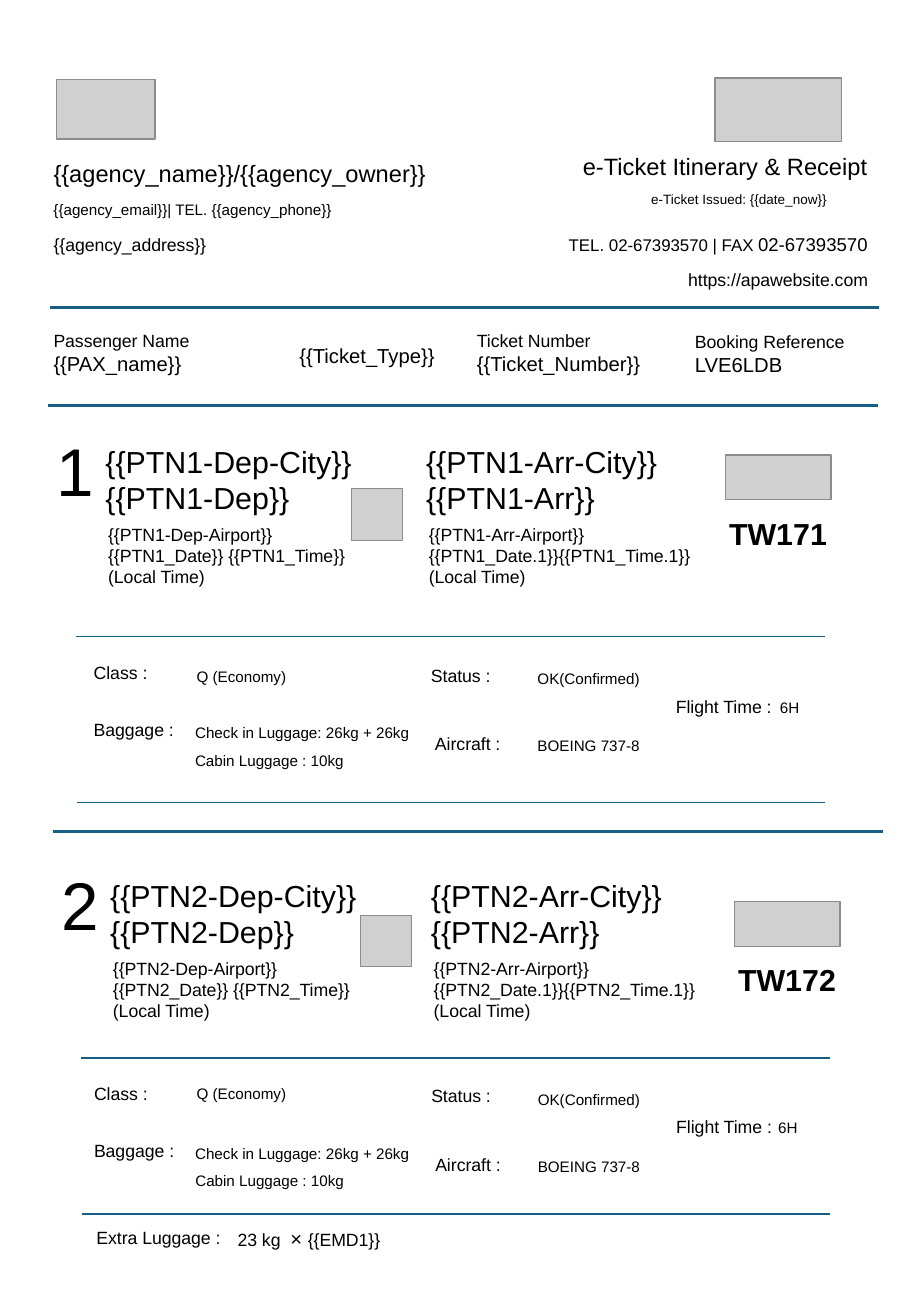
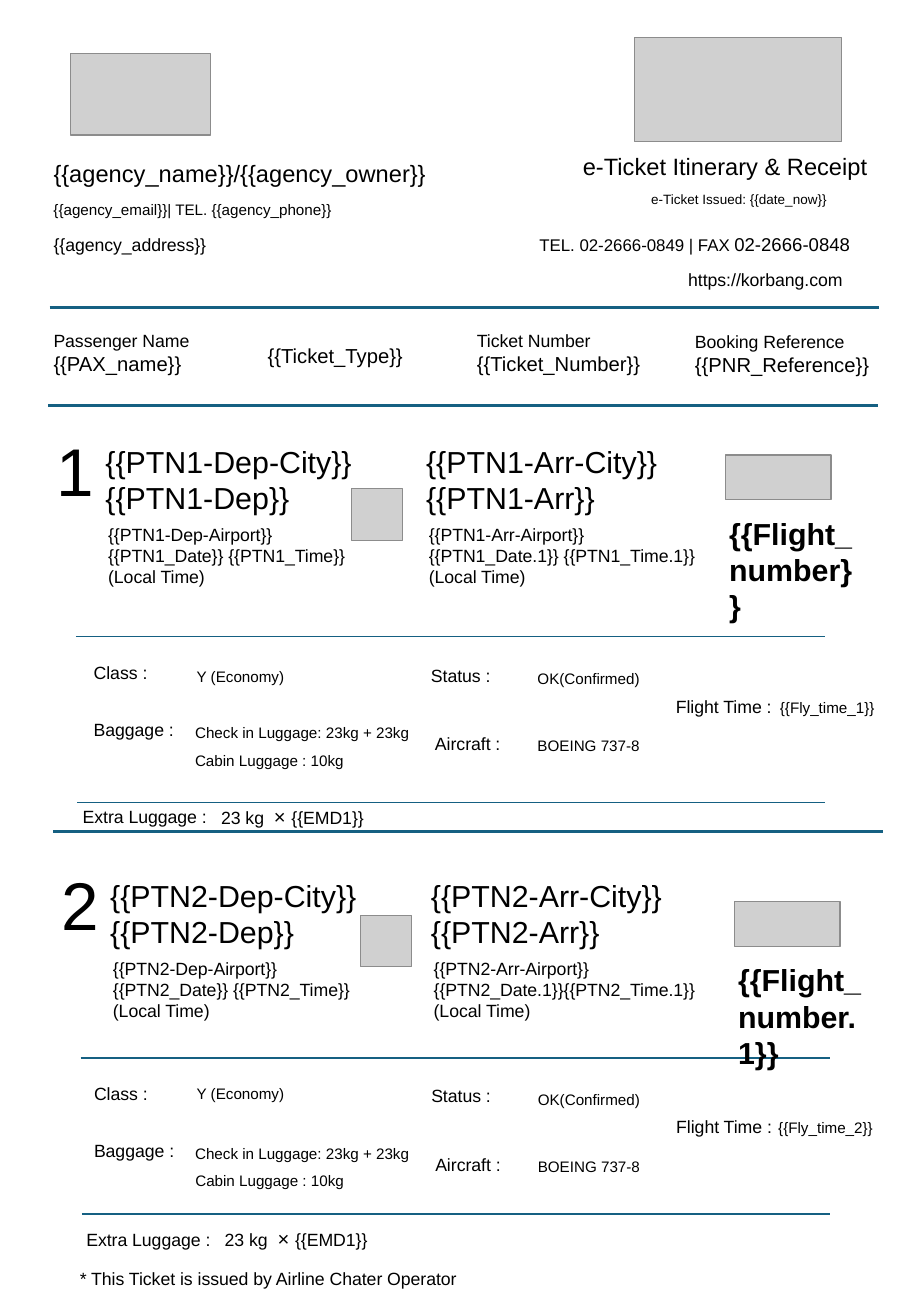
Before and after one commit to shehab-01/airline-ticket-printing-system, a slide deck: slide 1 of backend/templates/ticket_template_roundtrip.pptx. Drawn at 911x1316 pixels with LibreOffice and Linux fonts; fonts in the diff are those of the drawing; grey boxes stand for pictures. Boxes give left, top, right and bottom in pixels: in the first picture for what was removed or moved away, otherwise in the second. Text is boxed around its words. In the diff, an @@ line names an element or a change of style, - is before the commit and + after.

```diff
--- a/backend/templates/ticket_template_roundtrip.pptx
+++ b/backend/templates/ticket_template_roundtrip.pptx
@@ picture: place and size @@
-picture at [57,79,155,138]
+picture at [70,53,210,135]
@@ picture: place and size @@
-picture at [715,78,842,141]
+picture at [634,38,841,142]
@@ text at [539,238,850,252]: text changed @@
-TEL. 02-67393570 | FAX 02-67393570
+TEL. 02-2666-0849 | FAX 02-2666-0848
@@ text at [688,273,842,290]: text changed @@
-https://apawebsite.com
+https://korbang.com
@@ text "{{Ticket_Type}}": place and size @@
-text "{{Ticket_Type}}" at [299,348,434,368]
+text "{{Ticket_Type}}" at [268,348,403,368]
@@ text at [695,357,869,377]: text changed @@
-LVE6LDB
+{{PNR_Reference}}
@@ text at [729,523,852,587]: text changed @@
-TW171
+{{Flight_number}}
@@ text at [429,549,695,587]: spaces changed @@
-{{PTN1_Date.1}}{{PTN1_Time.1}} (Local Time)
+{{PTN1_Date.1}} {{PTN1_Time.1}} (Local Time)
@@ text at [197,671,284,685]: text changed @@
-Q (Economy)
+Y (Economy)
@@ text at [780,702,874,716]: text changed @@
-6H
+{{Fly_time_1}}
@@ text at [195,727,409,741]: text changed @@
-Check in Luggage: 26kg + 26kg
+Check in Luggage: 23kg + 23kg
@@ text "23 kg × {{EMD1}}": place and size @@
-text "23 kg × {{EMD1}}" at [238,1233,380,1250]
+text "23 kg × {{EMD1}}" at [221,811,363,828]
@@ text added at [83,810,198,827], 10.5 pt, text #000000 @@
+Extra Luggage :
@@ text at [738,969,861,1070]: text changed @@
-TW172
+{{Flight_number.1}}
@@ text at [197,1088,284,1102]: text changed @@
-Q (Economy)
+Y (Economy)
@@ text at [778,1122,872,1136]: text changed @@
-6H
+{{Fly_time_2}}
@@ text at [195,1148,409,1162]: text changed @@
-Check in Luggage: 26kg + 26kg
+Check in Luggage: 23kg + 23kg
@@ text "Extra Luggage :": place and size @@
-text "Extra Luggage :" at [96,1231,211,1248]
+text "Extra Luggage :" at [86,1233,201,1250]
@@ text added at [225,1233,367,1250], 10.5 pt, text #000000 @@
+23 kg × {{EMD1}}
@@ text added at [91,1272,456,1289], 10.5 pt, text #000000 @@
+* This Ticket is issued by Airline Chater Operator
```
Also in this commit, not shown: 7 other files.
